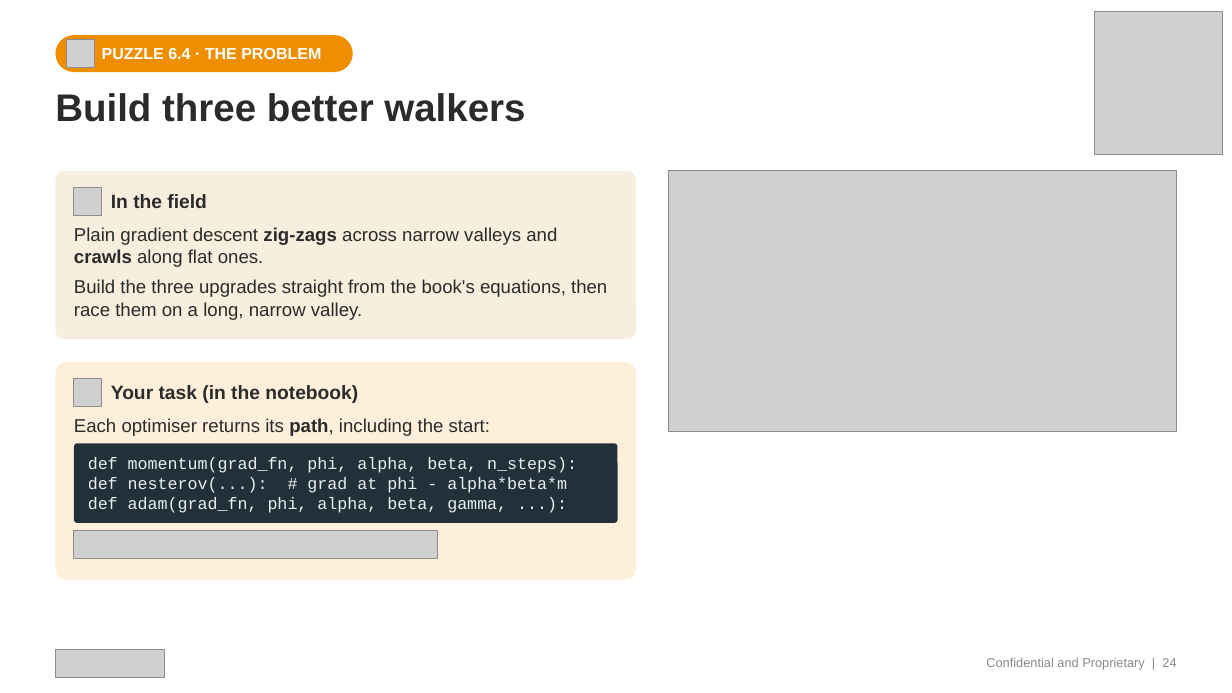
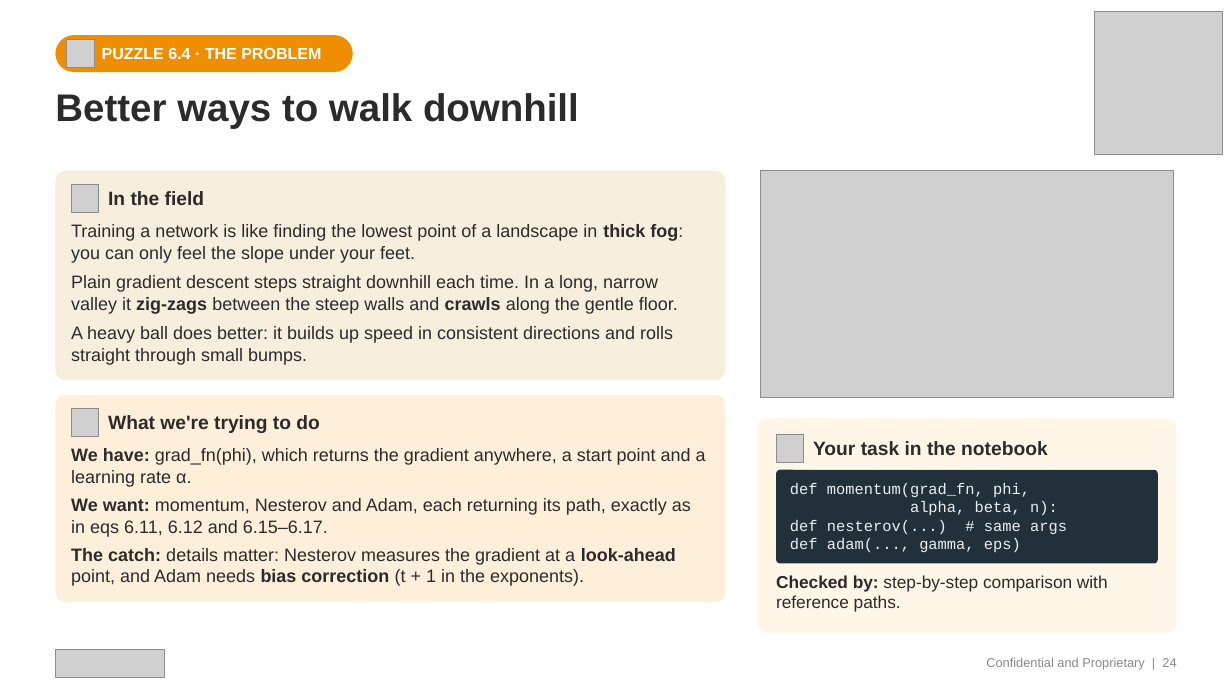
Before and after one commit to transitionbio/udl-ch1-8-tutorial, a slide deck: slide 24 of slides/TBio_UDL_Ch1-8_OneHour.pptx. Drawn at 1232x693 pixels with LibreOffice and Linux fonts; fonts in the diff are those of the drawing; grey boxes stand for pictures. Boxes give left, top, right and bottom in pixels: in the first picture for what was removed or moved away, otherwise in the second. Text is boxed around its words. In the diff, an @@ line names an element or a change of style, - is before the commit and + after.

```diff
--- a/slides/TBio_UDL_Ch1-8_OneHour.pptx
+++ b/slides/TBio_UDL_Ch1-8_OneHour.pptx
@@ text at [55, 93, 579, 129]: text changed @@
-Build three better walkers
+Better ways to walk downhill
@@ rounded rectangle: place and size @@
-rounded rectangle at [55, 171, 636, 339]
+rounded rectangle at [55, 171, 726, 381]
@@ picture: place and size @@
-picture at [668, 171, 1177, 432]
+picture at [761, 171, 1174, 397]
@@ text added at [71, 224, 683, 365], 14 pt, text #2B2B2B @@
+Training a network is like finding the lowest point of a landscape in thick fog: you can only feel the slope under your feet.
+Plain gradient descent steps straight downhill each time. In a long, narrow valley it zig-zags between the steep walls and crawls along the gentle floor.
+A heavy ball does better: it builds up speed in consistent directions and rolls straight through small bumps.
@@ text removed at [74, 227, 607, 320] @@
-Plain gradient descent zig-zags across narrow valleys and crawls along flat ones.
-Build the three upgrades straight from the book's equations, then race them on a long, narrow valley.
@@ rounded rectangle: place and size @@
-rounded rectangle at [55, 362, 636, 579]
+rounded rectangle at [55, 396, 726, 603]
@@ picture added at [71, 409, 99, 436] @@
@@ text removed at [74, 418, 490, 436] @@
-Each optimiser returns its path, including the start:
@@ text added at [108, 415, 319, 433], 15 pt, text #2B2B2B, bold @@
+What we're trying to do
@@ rounded rectangle added at [758, 418, 1177, 633], fill #FFF6E8 @@
@@ text added at [71, 448, 706, 586], 14 pt, text #2B2B2B @@
+We have: grad_fn(phi), which returns the gradient anywhere, a start point and a learning rate α.
+We want: momentum, Nesterov and Adam, each returning its path, exactly as in eqs 6.11, 6.12 and 6.15–6.17.
+The catch: details matter: Nesterov measures the gradient at a look-ahead point, and Adam needs bias correction (t + 1 in the exponents).
@@ rounded rectangle removed at [74, 444, 617, 523] @@
@@ picture: place and size @@
-picture at [74, 379, 102, 407]
+picture at [776, 434, 804, 462]
@@ text at [813, 441, 1048, 455]: text changed @@
-Your task (in the notebook)
+Your task in the notebook
@@ rounded rectangle added at [776, 470, 1158, 563], fill #22303A @@
@@ text at [790, 483, 1067, 552]: text changed; size 13 to 12 pt @@
-def momentum(grad_fn, phi, alpha, beta, n_steps):
-def nesterov(...): # grad at phi - alpha*beta*m
-def adam(grad_fn, phi, alpha, beta, gamma, ...):
+def momentum(grad_fn, phi,
+alpha, beta, n):
+def nesterov(...) # same args
+def adam(..., gamma, eps)
@@ picture removed at [74, 531, 438, 558] @@
@@ text added at [776, 575, 1108, 612], 13.5 pt, text #2B2B2B @@
+Checked by: step-by-step comparison with reference paths.
```
Also in this commit, not shown: 23 other slides changed, 1 other file.
